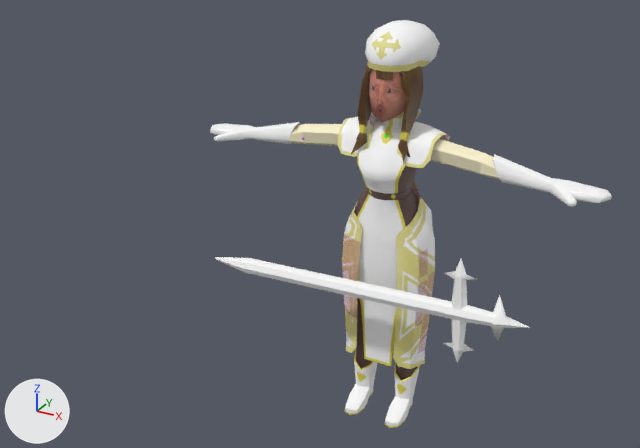
An edit to the FBX model Assets/Animations/Characters/Healer/WMgIdle.fbx, drawn before and after from the same camera.
Before and after are seen from a 50 mm lens placed at (9.5, -11.87, 9.07), pointed at (2.89, 0.14, 3.06). The axes (+X, +Y, +Z) are drawn at lower left. The lights are the same throughout. Where no turn or scale is listed for an object, it has been applied to the vertices.

The older version as bpy lines, for what is in view:
```python
me_mesh = bpy.data.meshes.new('Mesh')
me_mesh.from_pydata(...)  # 1374 vertices, 1311 faces; spans x 0.94..7.56, y -0.61..0.95, z 0.01..6.57
# faces by material slot: [108, 80, 356, 155, 612]
me_mesh.materials.append(mat_shoesm)  # picture img_shoesuvsf_png
me_mesh.materials.append(mat_hatm)
me_mesh.materials.append(mat_coatm)
me_mesh.materials.append(mat_hairm)  # picture img_hairuvsf_png
me_mesh.materials.append(mat_bodym)  # picture img_bodyuvsf_png
me_mesh_001 = bpy.data.meshes.new('Mesh.001')
me_mesh_001.from_pydata(...)  # 175 vertices, 163 faces; spans x -3.03..2.4, y -0.13..0.13, z -0.82..0.9
me_mesh_001.materials.append(mat_staffm)  # white #ffffff
ob_mage = bpy.data.objects.new('Mage', me_mesh)
ob_mage.location = (0.0, 0.0, 0.0)
ob_staff = bpy.data.objects.new('Staff', me_mesh_001)
ob_staff.location = (4.45, -0.9, 2.62)
```
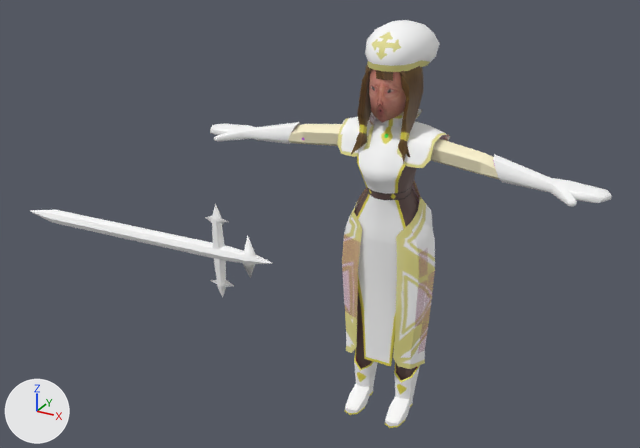
The edits, one by one:
Object 'Staff' (ob_staff) moves from (4.45, -0.9, 2.62) to (0.2, -0.9, 2.62).

Pixel boxes [x1, y1, x2, y2] of what changed, in the pictures (640 x 448 px):
'Staff', moved
    before: [215, 257, 530, 363]
    after: [30, 204, 273, 297]
